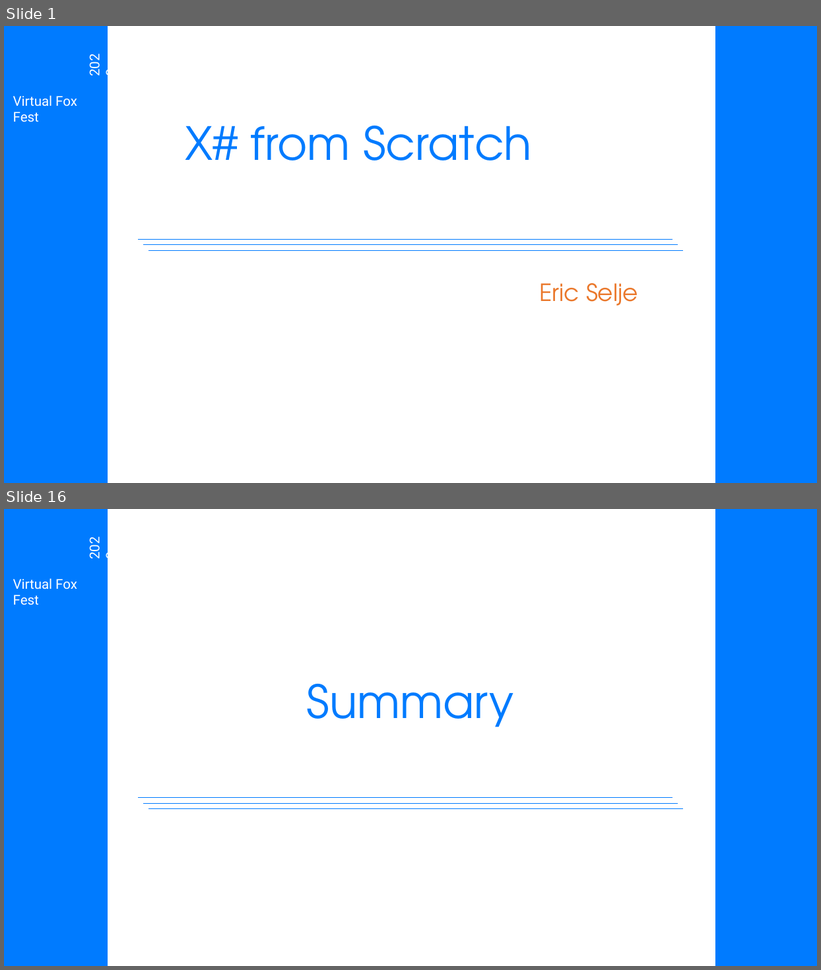
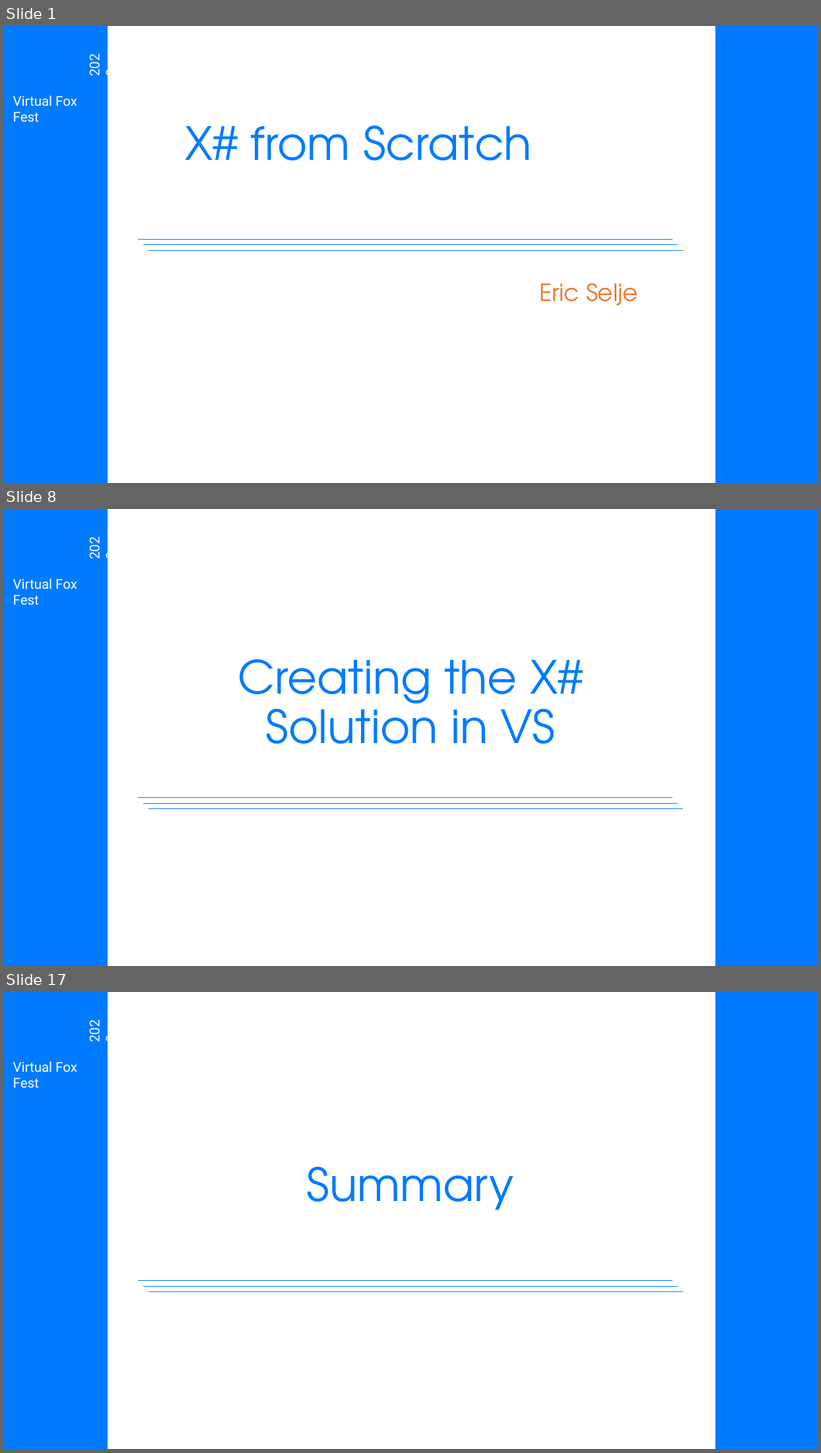
Before and after one commit to eselje/XToDos, a slide deck: Docs/Selje_XSharpFromScratch_Slides.pptx. Shown one above the other, each under a label of ours: slides 1 and 16 before the commit, slides 1, 8 and 17 after it; the slides between them are not shown. The pictures are 821x970 and 821x1453 pixels, drawn with LibreOffice and Linux fonts; fonts in the diff are those of the drawing; background and template pictures are left out. Boxes give left, top, right and bottom in pixels: in the first picture for what was removed or moved away, otherwise in the second. Text is boxed around its words. In the diff, an @@ line names an element or a change of style, - is before the commit and + after.

```diff
--- a/Docs/Selje_XSharpFromScratch_Slides.pptx
+++ b/Docs/Selje_XSharpFromScratch_Slides.pptx
@@ slide 8 added at bbox=[4, 509, 817, 966], background #FFFFFF; not listed: 7 template elements that a slide beside it also shows @@
@@ title added at bbox=[238, 659, 583, 744], 54 pt, text #007BFF @@
+Creating the X# Solution in VS
@@ what was slide 16 is now slide 17 @@
```
Also in this commit, not shown: 9 slides changed, 8 other slides added, 8 slides removed, 3 other files.
